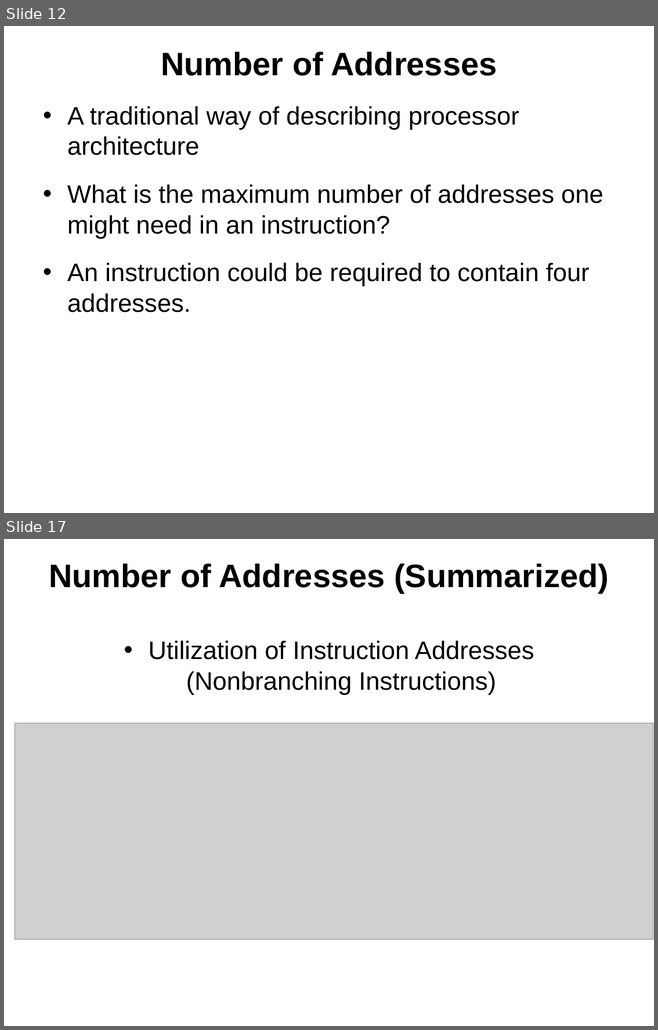
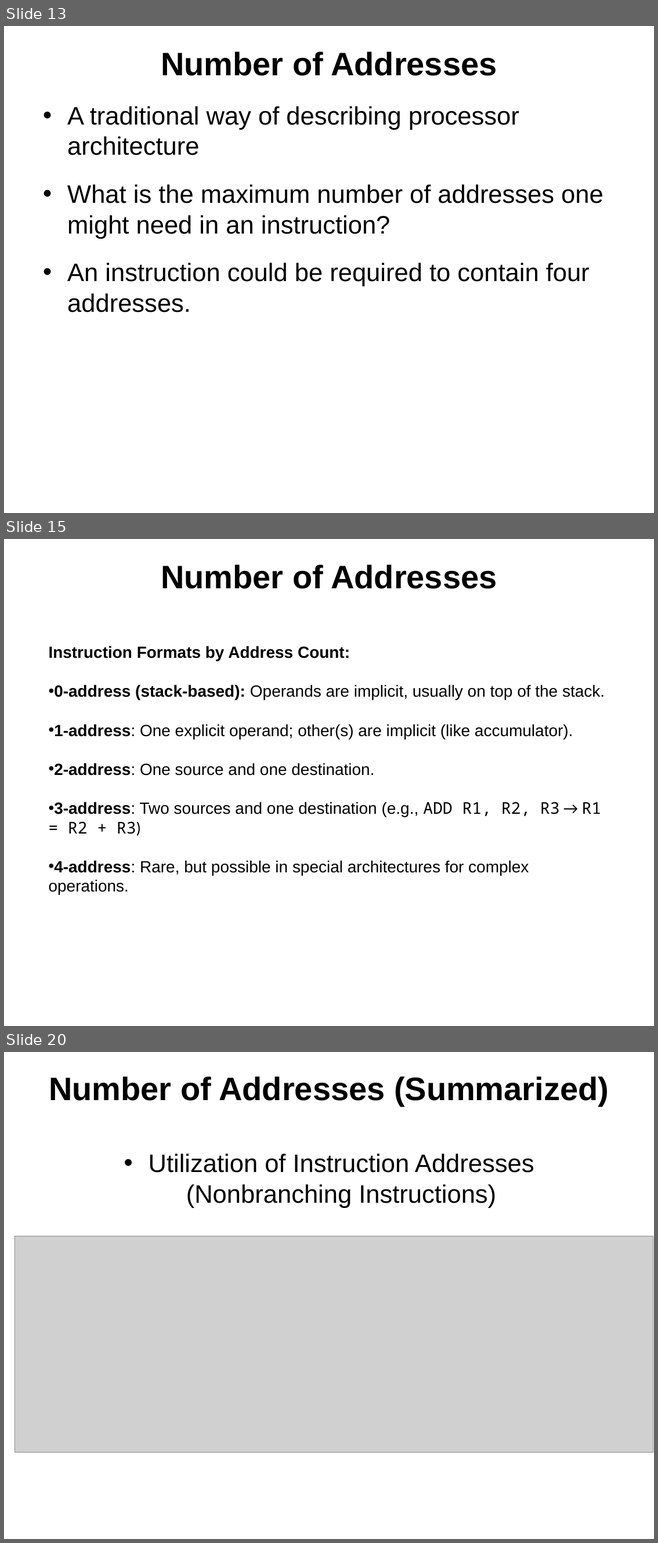
Before and after one commit to bamboat3/coal, a slide deck: Lectures/lecture_04_machine_inst_charac.pptx. Shown one above the other, each under a label of ours: slides 12 and 17 before the commit, slides 13, 15 and 20 after it; the slides between them are not shown. The pictures are 658x1030 and 658x1543 pixels, drawn with LibreOffice and Linux fonts; fonts in the diff are those of the drawing; grey boxes stand for pictures. Boxes give left, top, right and bottom in pixels: in the first picture for what was removed or moved away, otherwise in the second. Text is boxed around its words. In the diff, an @@ line names an element or a change of style, - is before the commit and + after.

```diff
--- a/Lectures/lecture_04_machine_inst_charac.pptx
+++ b/Lectures/lecture_04_machine_inst_charac.pptx
@@ slide 15 added at box(4, 539, 654, 1026), background #FFFFFF @@
@@ title added at box(161, 565, 496, 589), 36 pt, text #000000, bold @@
+Number of Addresses
@@ text added at box(49, 646, 604, 895), 18 pt, text #000000 @@
+Instruction Formats by Address Count:
+• 0-address (stack-based): Operands are implicit, usually on top of the stack.
+• 1-address: One explicit operand; other(s) are implicit (like accumulator).
+• 2-address: One source and one destination.
+• 3-address: Two sources and one destination (e.g., ADD R1, R2, R3 → R1 = R2 + R3)
+• 4-address: Rare, but possible in special architectures for complex operations.
@@ what was slide 12 is now slide 13 @@
@@ what was slide 17 is now slide 20 @@
```
Also in this commit, not shown: 8 slides changed, 4 other slides added.
